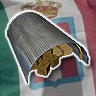
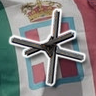
Comparing the layer stacks of the two 96×96 images. Changes:
hid "Storage" over <box>7,12,89,84</box>
added layer "Tank Obstacle" above "P-2 Pignone AT Mine" over <box>11,10,84,85</box>
